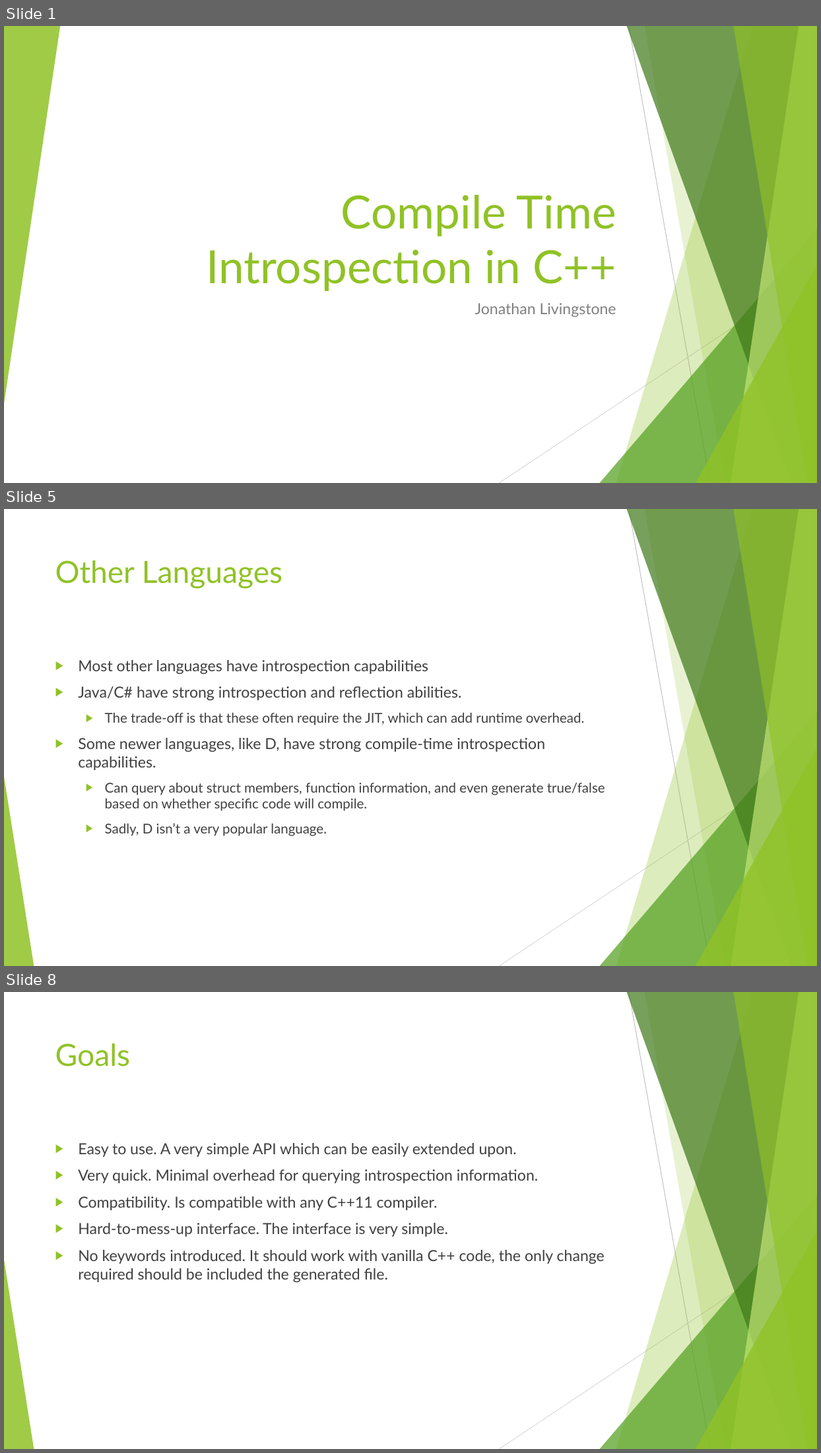
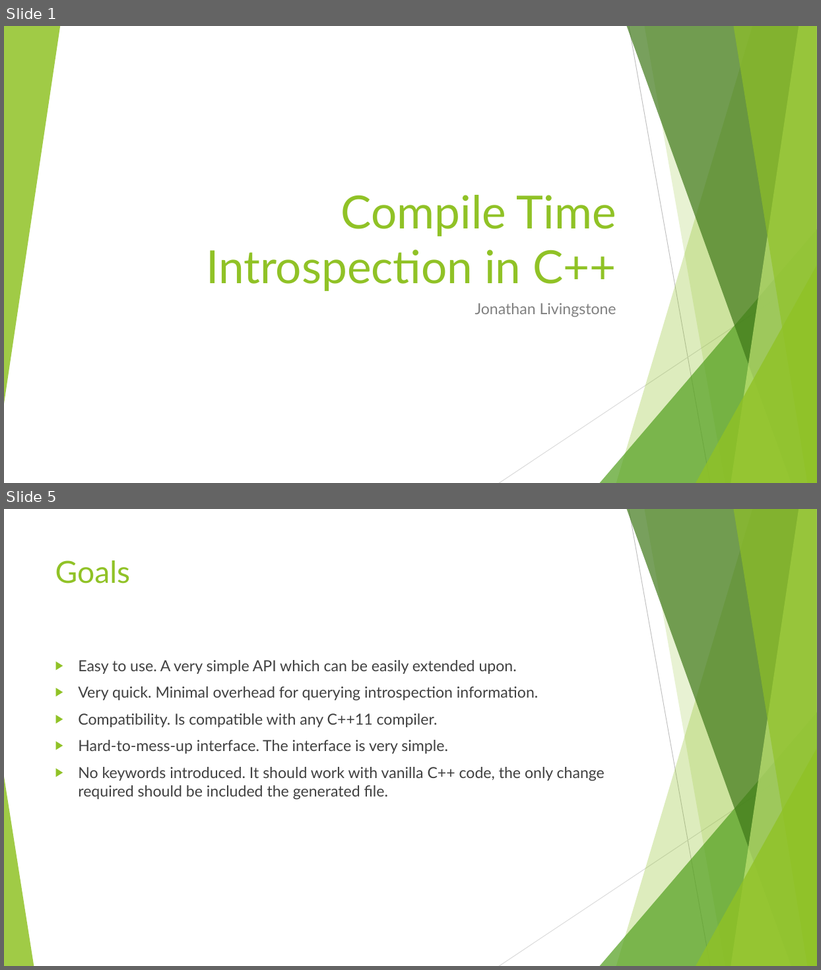
Before and after one commit to CaptainSeagull/Preprocessor-Honours, a slide deck: presentation.pptx. Shown one above the other, each under a label of ours: slides 1, 5 and 8 before the commit, slides 1 and 5 after it; the slides between them are not shown. The pictures are 821x1453 and 821x970 pixels, drawn with LibreOffice and Linux fonts; fonts in the diff are those of the drawing. Boxes give left, top, right and bottom in pixels: in the first picture for what was removed or moved away, otherwise in the second. Text is boxed around its words. In the diff, an @@ line names an element or a change of style, - is before the commit and + after.

```diff
--- a/presentation.pptx
+++ b/presentation.pptx
@@ slide 5 removed at (x1=4, y1=509, x2=817, y2=966), background #FFFFFF; not listed: 10 template elements that a slide beside it also shows @@
@@ title removed at (x1=55, y1=560, x2=283, y2=589) @@
-Other Languages
@@ text removed at (x1=78, y1=660, x2=605, y2=836) @@
-▶ Most other languages have introspection capabilities
-▶ Java/C# have strong introspection and reflection abilities.
-  ▶ The trade-off is that these often require the JIT, which can add runtime overhead.
-▶ Some newer languages, like D, have strong compile-time introspection capabilities.
-  ▶ Can query about struct members, function information, and even generate true/false based on whether specific code will compile.
-  ▶ Sadly, D isn’t a very popular language.
@@ what was slide 8 is now slide 5 @@
```
Also in this commit, not shown: 5 slides changed, 1 slide added, 4 other slides removed.
